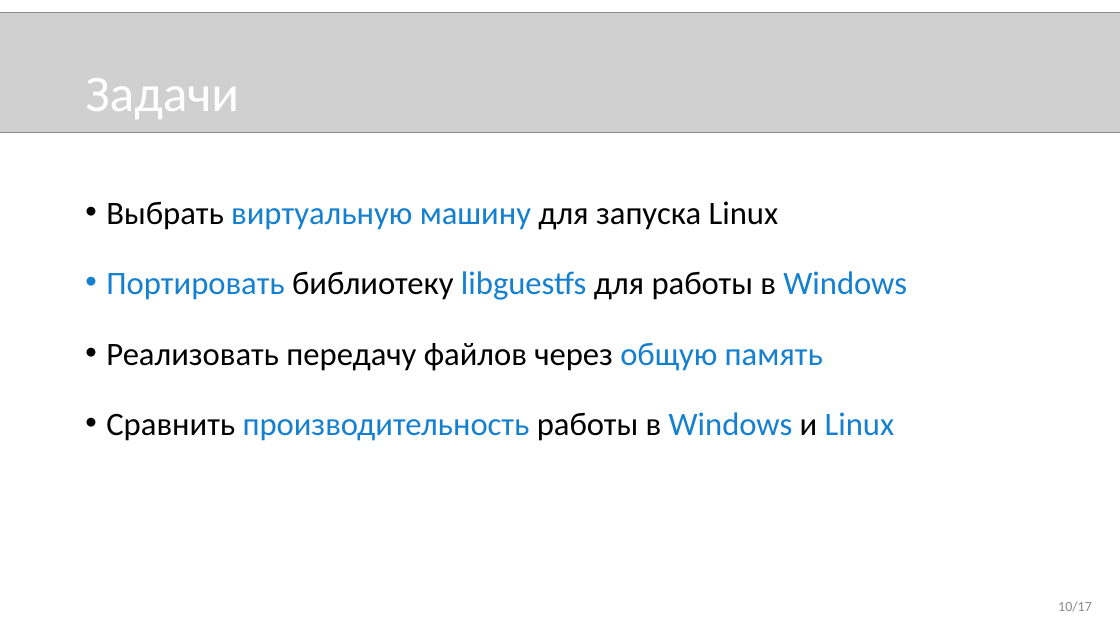
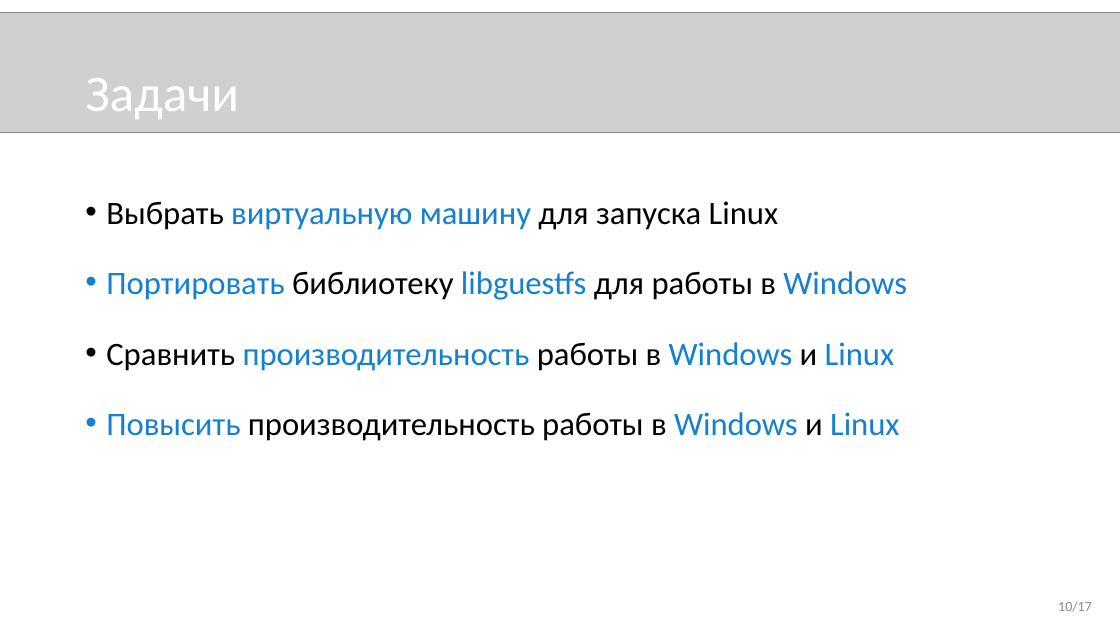
Before and after one commit to novokrest/master-thesis, a slide deck: slide 10 of presentation.pptx. Drawn at 1120x630 pixels with LibreOffice and Linux fonts; fonts in the diff are those of the drawing; grey boxes stand for pictures. Boxes give left, top, right and bottom in pixels: in the first picture for what was removed or moved away, otherwise in the second. Text is boxed around its words. In the diff, an @@ line names an element or a change of style, - is before the commit and + after.

Commit message:
update

```diff
--- a/presentation.pptx
+++ b/presentation.pptx
@@ text at [106, 343, 823, 371]: paragraph removed @@
-• Реализовать передачу файлов через общую память
@@ text at [106, 412, 900, 441]: paragraph added @@
+• Повысить производительность работы в Windows и Linux
```
